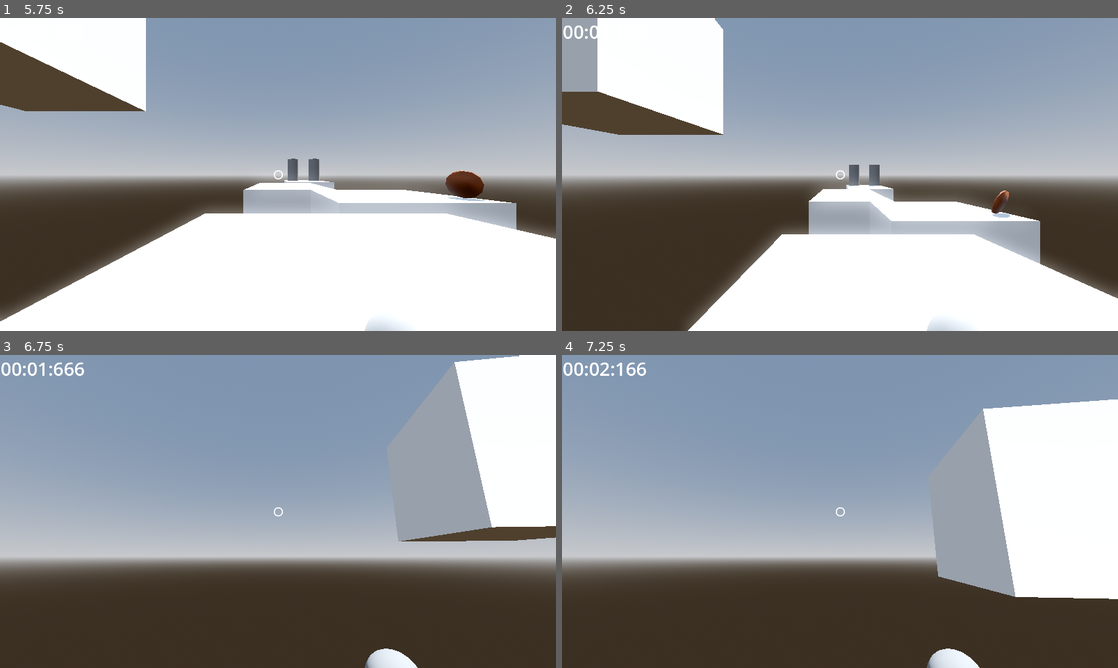
Above: before the commit, frames 1-4 (two rows, left to right).
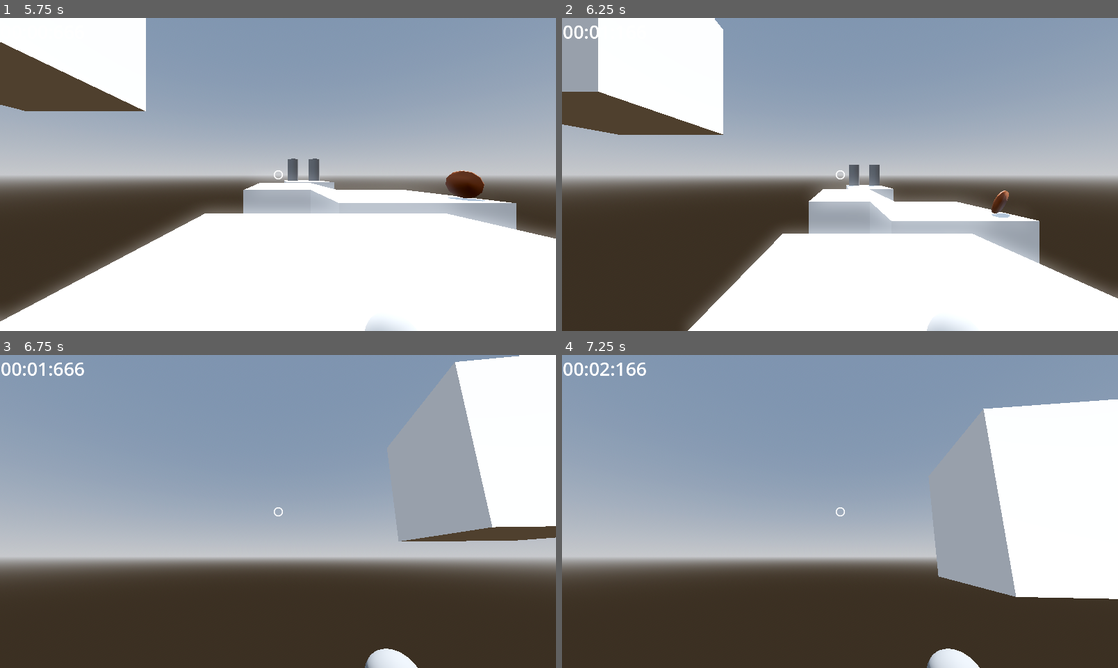
Above: after the commit, the same moments.

Repository: MattCharles/Dreams
Game: Godot game, scene res://Scenes/menu.tscn
The game is run twice, just before and just after one commit, with the same random seed, the same clock (stepped at 60 frames per second) and the same inputs. Sound files missing from this copy of the repository are replaced by a short silence.
Inputs (mouse positions are in pixels of both pictures, inside the frame that each line leads up to):
- Up to frame 1 (5.75 s): move the mouse to (400, 158) at 0.52 s; press the mouse at (400, 158) at 0.53 s; hold D (right) 0.53-1.28 s; tap Space (jump) at 0.77, 0.8, 1.07, 1.35, 1.52, 1.82, 2.3, 3.02, 3.32, 3.77, 3.8, 4.07, 4.35, 4.52, 4.82 s; move the mouse to (166, 190) at 1.27 s; release the mouse at (166, 190) at 1.28 s; hold S (back) 1.28-2.03 s; click (166, 190) at 1.55 s; move the mouse to (333, 105) at 2.02 s; press the mouse at (333, 105) at 2.03 s; hold D (right) 2.03-2.78 s; move the mouse to (250, 237) at 2.77 s; release the mouse at (250, 237) at 2.78 s; hold W (forward) 2.78-3.53 s; tap Shift (sprint) at 2.85 s; click (250, 237) at 3.05 s; move the mouse to (444, 221) at 3.52 s; press the mouse at (444, 221) at 3.53 s; hold A (left) 3.53-5 s; move the mouse to (111, 127) at 4.27 s; release the mouse at (111, 127) at 4.28 s; click (111, 127) at 4.55 s; click "Dream" at 5 s
- Up to frame 2 (6.25 s): move the mouse to (867, 174) at 5.77 s; press the mouse at (867, 174) at 5.78 s; hold S (back) from 5.78 s (still down); tap Space (jump) at 6.05 s
- Up to frame 3 (6.75 s): move the mouse to (255, 505) at 6.52 s; release S (back) at 6.53 s; release the mouse at (255, 505) at 6.53 s; hold D (right) from 6.53 s (still down); tap Shift (sprint) at 6.6 s
- Up to frame 4 (7.25 s): keep holding D (right); tap Space (jump) at 6.77, 7.07 s; click (817, 505) at 6.8 s

Frame 1 is identical in both runs. In frame 2, 0.1% of the frame differs, in the area x 6-86%, y 0-79%; in frame 3, less than 0.1%; in frame 4, less than 0.1%.

Commit message:
Added comments

Diff:
--- a/Scripts/player.gd
+++ b/Scripts/player.gd
@@ -1,5 +1,12 @@
 extends CharacterBody3D
 
+
+const STOP_SPEED := 20
+# When the player is midair and the grappling hook is fully extended,
+# it can be jarring to have the player character suddenly jerk back towards the
+# contact point - like jerking a dog on a leash. Instead, we can dampen the
+# velocity vector generated by this jerk in order to smooth the movement.
+const JERK_DAMPENING_FACTOR := .7
 @export
 var SPEED = 5.0
 @export
@@ -35,13 +42,6 @@
 var original_hook_distance := 0.0
 var grapple_chain_fully_extended := false
 var num_air_jumps := 2
-
-# Used to smooth velocity when the user is at the edge of the grappling hook.
-var slerping_velocity := false
-var slerp_start := Vector3.ZERO
-var slerp_target := Vector3.ZERO
-var slerp_ms_counter := 0
-const TIME_TO_SLERP := .5 # funniest unironic variable name i've made in a while
 
 # Get the gravity from the project settings to be synced with RigidDynamicBody nodes.
 var gravity: float = ProjectSettings.get_setting("physics/3d/default_gravity")
@@ -128,7 +128,7 @@
 	for i in links_in_chain:
 		position_link(chain_links[i], i+1, links_in_chain)
 	# Add the gravity.
-	if not is_on_floor() and not slerping_velocity:
+	if not is_on_floor():
 		velocity.y -= gravity * delta
 	else:
 		num_air_jumps = 1
@@ -163,16 +163,18 @@
 		velocity.x = direction.x * movementSpeedThisFrame
 		velocity.z = direction.z * movementSpeedThisFrame
 		isSprinting.emit(sprinting) # Player sprinted this frame
-	if is_on_floor():
-		velocity.x = move_toward(velocity.x, 0, SPEED * delta)
-		velocity.z = move_toward(velocity.z, 0, SPEED * delta)
+	elif is_on_floor():
+		velocity.x = move_toward(velocity.x, 0, STOP_SPEED * delta)
+		velocity.z = move_toward(velocity.z, 0, STOP_SPEED * delta)
 	if grapple_chain_fully_extended:
 		var point_to_hook = global_position.direction_to(grapple_line.end)
 		var original_magnitude = velocity.length()
 		var new_rotation_axis = velocity.normalized().cross(point_to_hook)
 		new_rotation_axis = new_rotation_axis.normalized()
+		if not new_rotation_axis.is_normalized():
+			return
 		var rotated_velocity = velocity.rotated(new_rotation_axis, deg_to_rad(90))
-		rotated_velocity *= .9
+		rotated_velocity *= JERK_DAMPENING_FACTOR
 		velocity = rotated_velocity
 
 	if picked_object != null:
@@ -185,6 +187,7 @@
 			grapple_line.end = grapple_cast.get_collision_point()
 			original_hook_distance = grapple_line.get_distance()
 			grapple_chain_is_out = true
+			num_air_jumps = 2
 			shoot_hook()
 	if Input.is_action_pressed("shoot") and grapple_chain_is_out:
 		velocity += (velocity + 20 * global_position.direction_to(grapple_line.end)).normalized() * GRAPPLE_ACCELERATION
@@ -211,41 +214,60 @@
 
 	move_and_slide()
 
+# Calculate how many Link scenes will be necessary to create the grappling hook.
+# Call add_link_to_chain to add them with the correct position and rotation.
 func shoot_hook():
-	num_air_jumps = 2
 	var num_links = num_links_necessary()
 	for n in range(1, num_links):
 		add_link_to_chain(n, num_links)
 
+# As the player moves, the number of links in the grapple hook chain needs to be adjusted.
+# needs to be adjusted. If the player gets closer to the tip of the hook,
+# the number of chains will be lower so that links do not squish together.
+# If the player moves further away, additional links need to be added smoothly so that
+# the appearance of a solid chain is maintained.
 func resize_chain() -> void:
 	var necessary_links := num_links_necessary()
-	if chain_links.size() == necessary_links:
+	if chain_links.size() == necessary_links: # The chain is the correct size! We're done.
 		return
 	while chain_links.size() > necessary_links:
-		chain_links.pop_back().queue_free()
+		chain_links.pop_back().queue_free() # If the chain is longer than it needs to be, free one.
 	var num_links_added := 0
 	while chain_links.size() < necessary_links:
 		add_link_to_chain(chain_links.size() + num_links_added, necessary_links)
 		num_links_added += 1
 
-
+# Instantiate a link and hold a reference to it - called `chain_links` here.
+# This will allow us to call position_link() again gracefully later.
 func add_link_to_chain(link_index, num_links) -> void:
 	var new_link := chain_link.instantiate()
-	get_tree().get_root().add_child(new_link)
+	get_tree().get_root().add_child(new_link) #Add the link to the scene
 	chain_links.push_back(new_link)
 	position_link(new_link, link_index, num_links)
 
+# The number of links necessary to form the grappling hook is
+# The distance between the start and end of the chain
+# Divided by the size of one link in the chain.
+# Round up so there are no gaps.
+# if we need 3.1 and we get 4, the 4th link will be sitting at the point of
+# contact - kind of looks bound to the surface.
 func num_links_necessary() -> int:
 	var distance = grapple_line.get_distance()
 	var result = ceil(distance / link_height)
 	return result
 
+# Find the position and rotation that a given link in the chain should have.
+# This is recalculated when the player moves. Also calculated when the chain is
+# first created.
 func position_link(link, index:int, num_links_in_chain:int):
 	var new_position = grapple_line.get_line() * (float(index) / num_links_in_chain) + grapple_hand.global_position
 	link.global_position = new_position
-	if (link.global_position - grapple_line.end).length() < .5: return
+	# look_at raises errors if the target is too close to the node it's called on.
+	if (new_position - grapple_line.end).length() < .5:
+		return
 	link.look_at(grapple_line.end)
 
+# Put the player back on the respawn point
 func respawn(spawn_point:Vector3):
 	velocity = Vector3.ZERO
 	position = spawn_point
